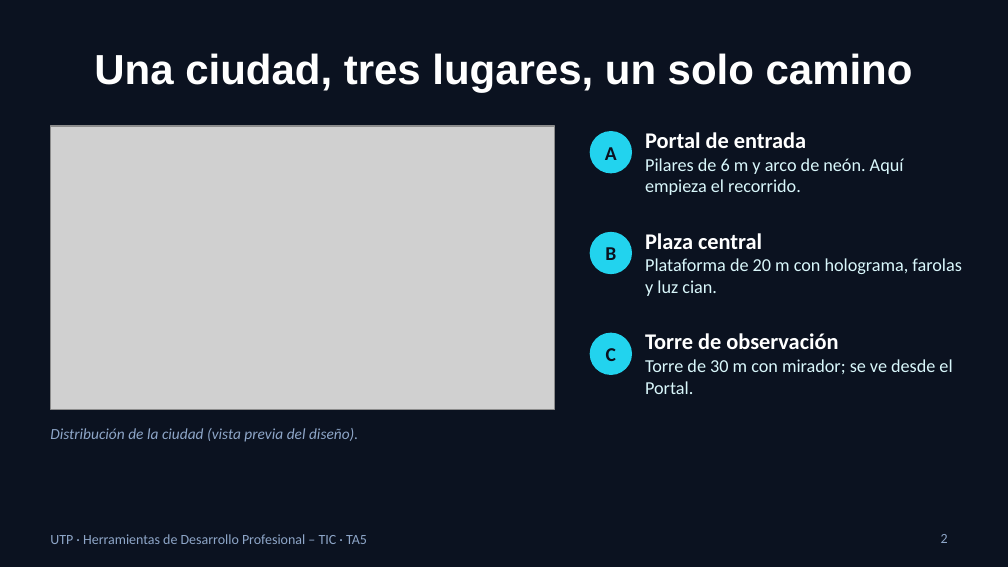
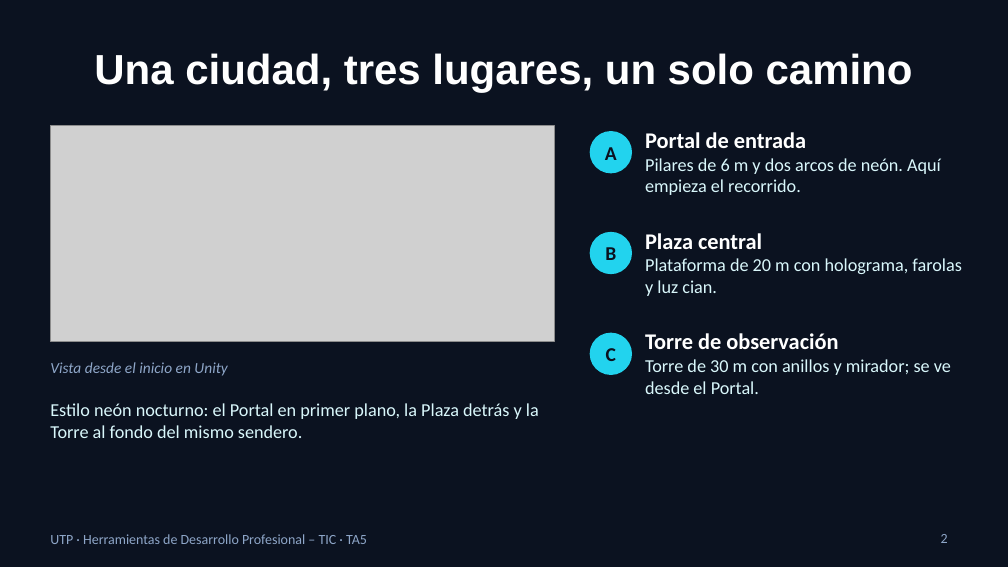
Before and after one commit to PapitaPapita23/TA5-Ciudad-Futurista-2050, a slide deck: slide 2 of Entrega/Presentacion_TA5_MijaMantari.pptx. Drawn at 1008x567 pixels with LibreOffice and Linux fonts; fonts in the diff are those of the drawing; grey boxes stand for pictures. Boxes give left, top, right and bottom in pixels: in the first picture for what was removed or moved away, otherwise in the second. Text is boxed around its words. In the diff, an @@ line names an element or a change of style, - is before the commit and + after.

```diff
--- a/Entrega/Presentacion_TA5_MijaMantari.pptx
+++ b/Entrega/Presentacion_TA5_MijaMantari.pptx
@@ picture: place and size @@
-picture at (50,126,554,409)
+picture at (50,126,554,342)
@@ text at (645,158,941,195): text changed @@
-Pilares de 6 m y arco de neón. Aquí empieza el recorrido.
+Pilares de 6 m y dos arcos de neón. Aquí empieza el recorrido.
@@ text at (645,359,951,394): text changed @@
-Torre de 30 m con mirador; se ve desde el Portal.
+Torre de 30 m con anillos y mirador; se ve desde el Portal.
@@ text added at (50,362,227,376), 11 pt, text #8EA6C8, italic @@
+Vista desde el inicio en Unity
@@ text added at (50,403,539,438), 13 pt, text #D9F7FB @@
+Estilo neón nocturno: el Portal en primer plano, la Plaza detrás y la Torre al fondo del mismo sendero.
@@ text removed at (50,428,358,442) @@
-Distribución de la ciudad (vista previa del diseño).
```
Also in this commit, not shown: 6 other slides changed, 5 other files.
